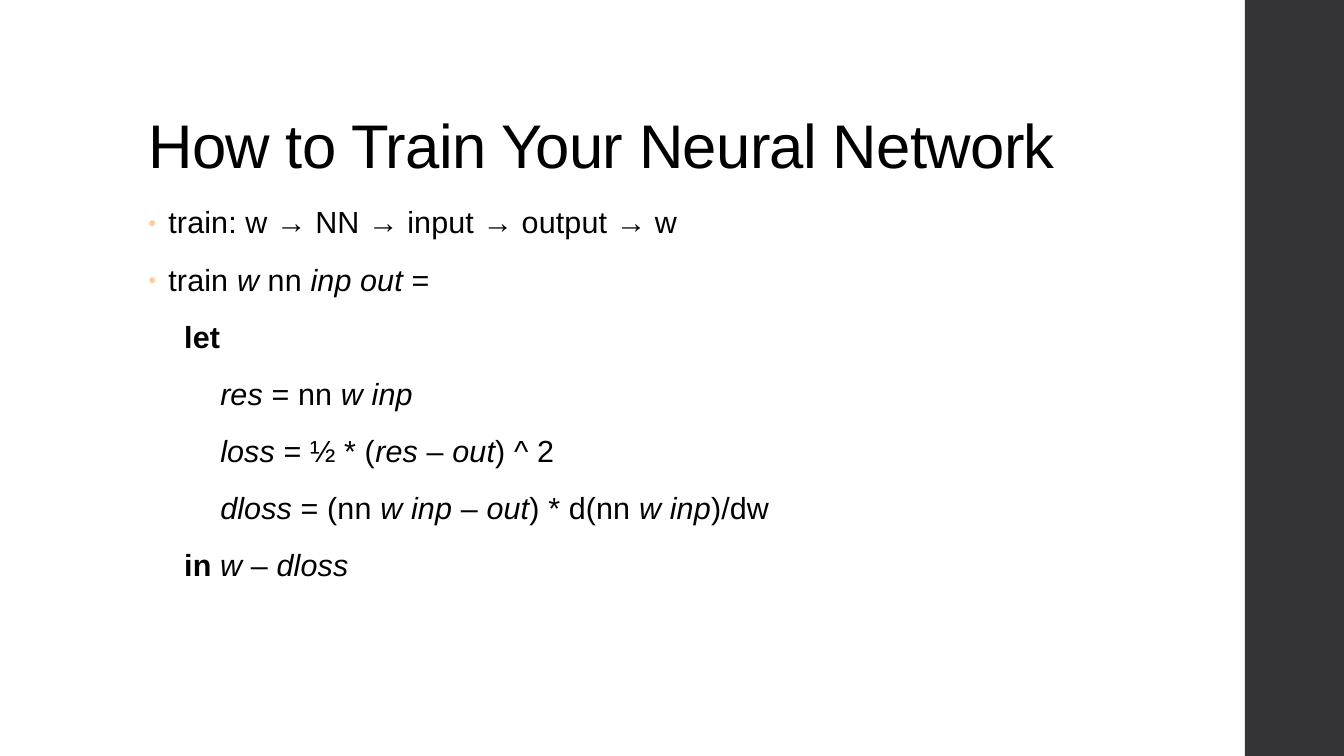
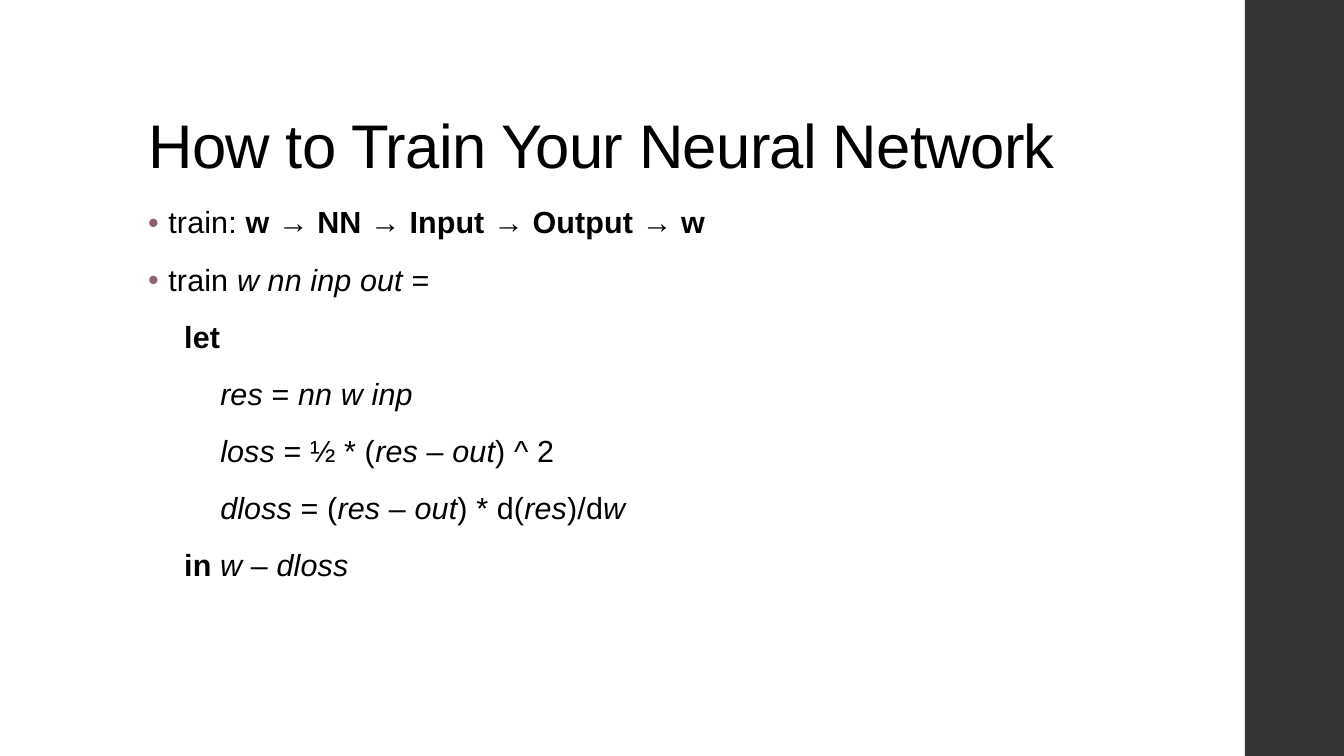
Before and after one commit to ThoughtWorksInc/DeepDarkFantasy, a slide deck: slide 6 of Talk.pptx. Drawn at 1344x756 pixels with LibreOffice and Linux fonts; fonts in the diff are those of the drawing. Boxes give left, top, right and bottom in pixels: in the first picture for what was removed or moved away, otherwise in the second. Text is boxed around its words. In the diff, an @@ line names an element or a change of style, - is before the commit and + after.

```diff
--- a/Talk.pptx
+++ b/Talk.pptx
@@ text at (168, 211, 705, 239): text changed; bold on @@
-● train: w → NN → input → output → w
+• train: w → NN → Input → Output → w
@@ text at (168, 269, 413, 411): italic on in "nn", "nn"; bullet ● to •; bullet colour #FFCC99 to #8D6374 @@
@@ text at (220, 497, 625, 525): text changed @@
-dloss = (nn w inp – out) * d(nn w inp)/dw
+dloss = (res – out) * d(res)/dw
```
Also in this commit, not shown: 38 other slides changed.
